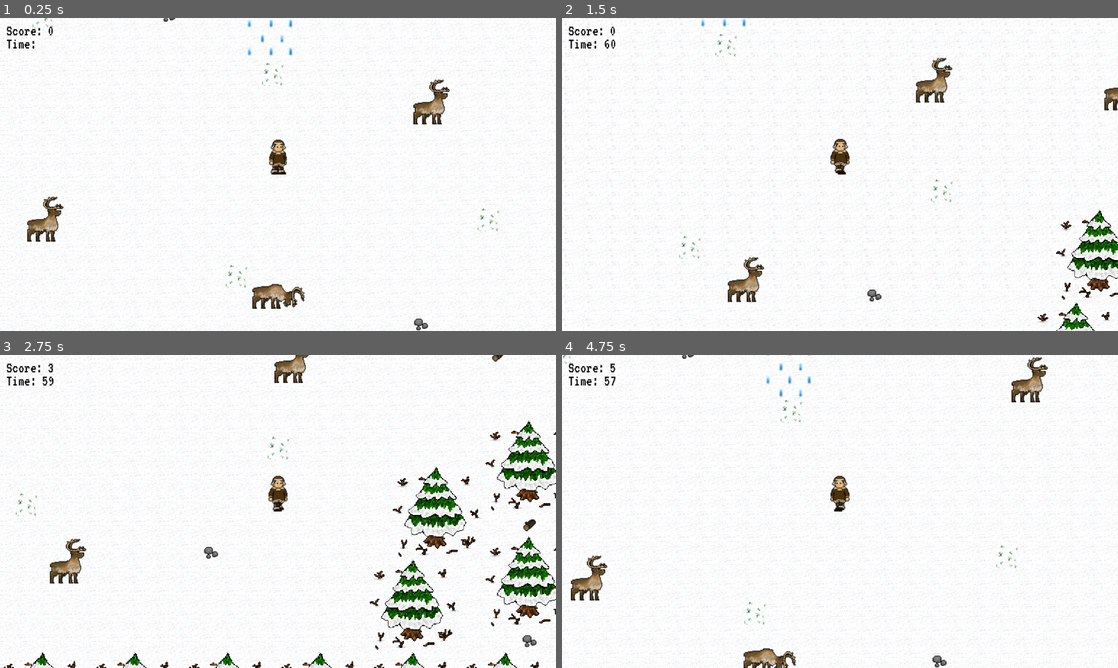
Above: before the commit, frames 1-4 (two rows, left to right).
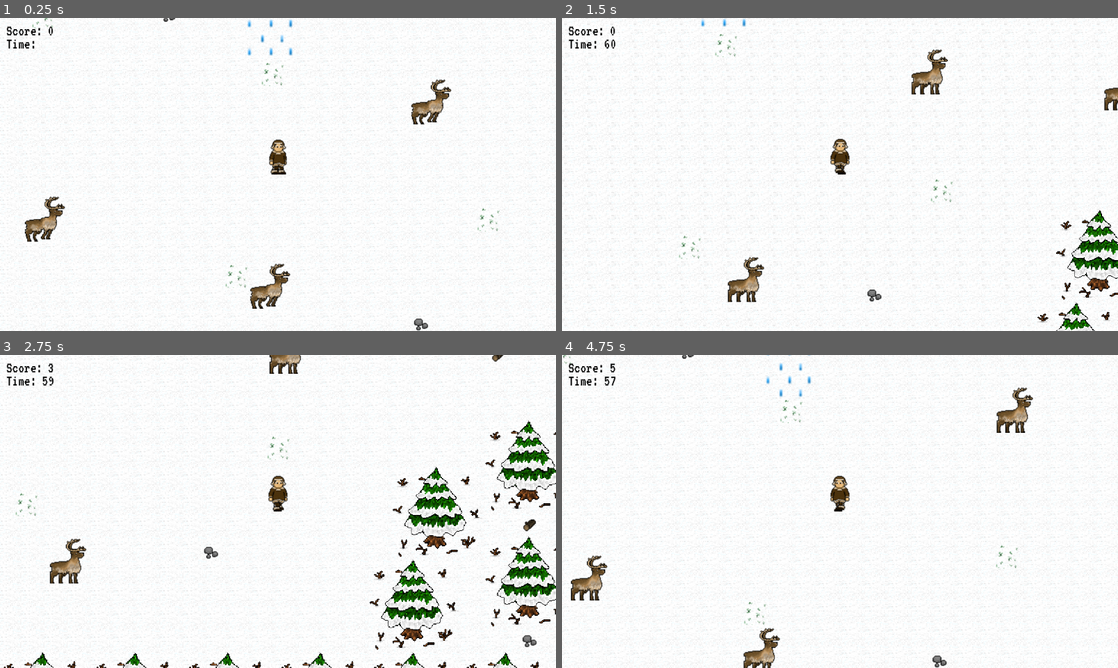
Above: after the commit, the same moments.

Repository: xkolyaskin/Mycrosoffed-Studios
Game: Godot game, scene res://reindeer_herding.tscn
Same seed, same stepped clock (60 frames per second), same inputs: the game is played once before the commit and once after it. This scene is started directly instead of the project's main scene.
Inputs:
- Up to frame 1 (0.25 s): no input
- Up to frame 2 (1.5 s): hold D (move_right) 0.53-1.28 s; tap Space (interact) at 0.6, 1.35 s; hold S (move_down) from 1.28 s (still down)
- Up to frame 3 (2.75 s): release S (move_down) at 2.03 s; hold D (move_right) from 2.03 s (still down); tap Space (interact) at 2.1 s
- Up to frame 4 (4.75 s): release D (move_right) at 2.78 s; hold W (move_up) 2.78-3.53 s; tap Space (interact) at 2.85, 3.6, 4.35 s; hold A (move_left) from 3.53 s (still down)

The runs differ from the first frame. In frame 1, 1.3% of the frame differs, in the area x 4-82%, y 19-93%; in frame 2, 0.7%; in frame 3, 0.5%; in frame 4, 1.3%.

Commit message:
Reindeer movement testign

Diff:
--- a/new-game-project/project.godot
+++ b/new-game-project/project.godot
@@ -11,7 +11,7 @@
 [application]
 
 config/name="New Game Project"
-run/main_scene="uid://bfkbmxmcv45ee"
+run/main_scene="uid://cel8jaj30uv8"
 config/features=PackedStringArray("4.4", "Forward Plus")
 config/icon="res://icon.svg"
 
--- a/new-game-project/reindeer.gd
+++ b/new-game-project/reindeer.gd
@@ -18,6 +18,8 @@
 var eating = false
 var timeleft = 100
 var score = 0
+var wait = false
+var walking = false
 
 func _physics_process(delta):
 	velocity=Vector2(0,0)
@@ -41,13 +43,14 @@
 	else:
 		point.hide()
 	if l:
+		walking = false
 		#happy.show()
 		if !eating:
 			eating=true
-			_animatedBody.play("feeding")
-			_animatedBody.set_frame_and_progress(3,0.5)
+			animate("feeding")
 	elif p:
-		_animatedBody.play("walk")
+		walking = true
+		animate("walk")
 		var direction = global_position.direction_to(player.global_position)
 		velocity = direction * speed * -1
 		move_and_slide()
@@ -56,13 +59,21 @@
 		elif velocity.x > 0:
 			_animatedBody.flip_h=false
 	elif il:
-			if randi_range(0,100)==5:
-				$Reindeer3.play()
-			_animatedBody.play("feeding")
-			_animatedBody.set_frame_and_progress(3,0.5)
+		walking = false
+		if randi_range(0,100)==5:
+			$Reindeer3.play()
+		animate("feeding")
 	else:
-		_animatedBody.play("idle")
-		_animatedBody.set_frame_and_progress(3,0.5)
+		walking = false
+		animate("idle")
+
+func animate(cycle):
+	if !wait:
+		wait = true
+		await get_tree().create_timer(0.5).timeout
+		wait = false
+		_animatedBody.play(cycle)
+	#_animatedBody.set_frame_and_progress(3,0.5)
 
 func _on_timer_timeout():
 	count+=1
@@ -76,8 +87,9 @@
 		else:
 			revy=1
 		count=0
-	velocity=Vector2(revx*randi_range(0,50),revy*randi_range(0,50))
-	move_and_slide()
+	if !walking:
+		velocity=Vector2(revx*randi_range(0,50),revy*randi_range(0,50))
+		move_and_slide()
 	if eating:
 		timeleft-=1
 		if timeleft==0:
